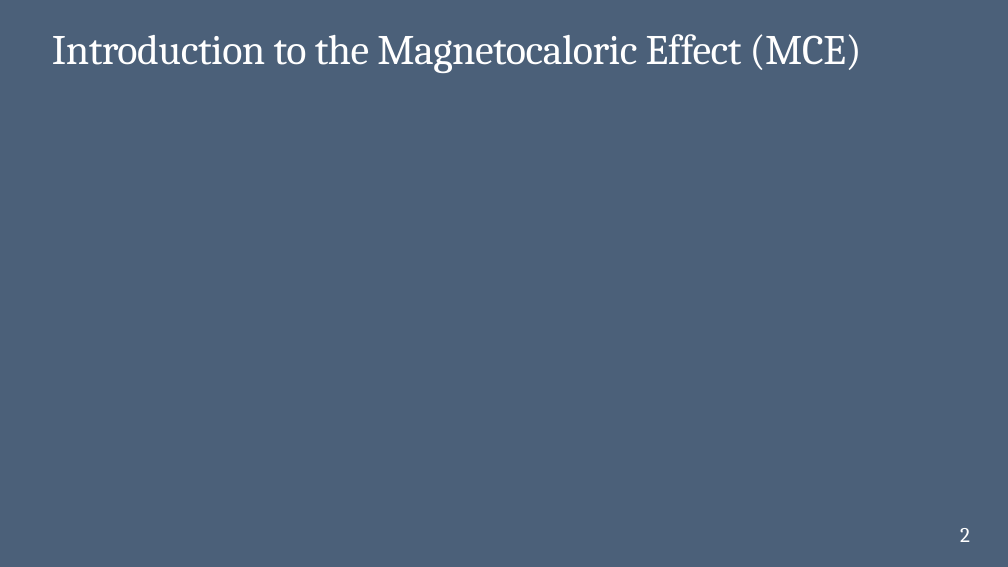
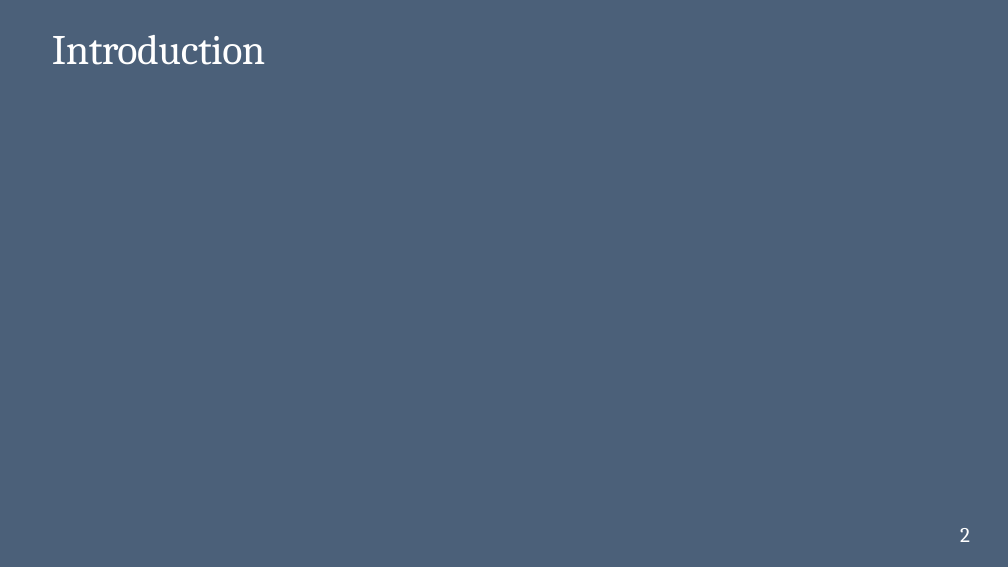
Before and after one commit to artemiikagramanian/MCE_predict, a slide deck: slide 2 of SISM_presentation_MCE_predict.pptx. Drawn at 1008x567 pixels with LibreOffice and Linux fonts; fonts in the diff are those of the drawing; grey boxes stand for pictures. Boxes give left, top, right and bottom in pixels: in the first picture for what was removed or moved away, otherwise in the second. Text is boxed around its words. In the diff, an @@ line names an element or a change of style, - is before the commit and + after.

```diff
--- a/SISM_presentation_MCE_predict.pptx
+++ b/SISM_presentation_MCE_predict.pptx
@@ title at box(52, 35, 265, 65): text changed @@
-Introduction to the Magnetocaloric Effect (MCE)
+Introduction
```
Also in this commit, not shown: 5 other slides changed, 1 slide added, 3 slides removed, 21 other files.
